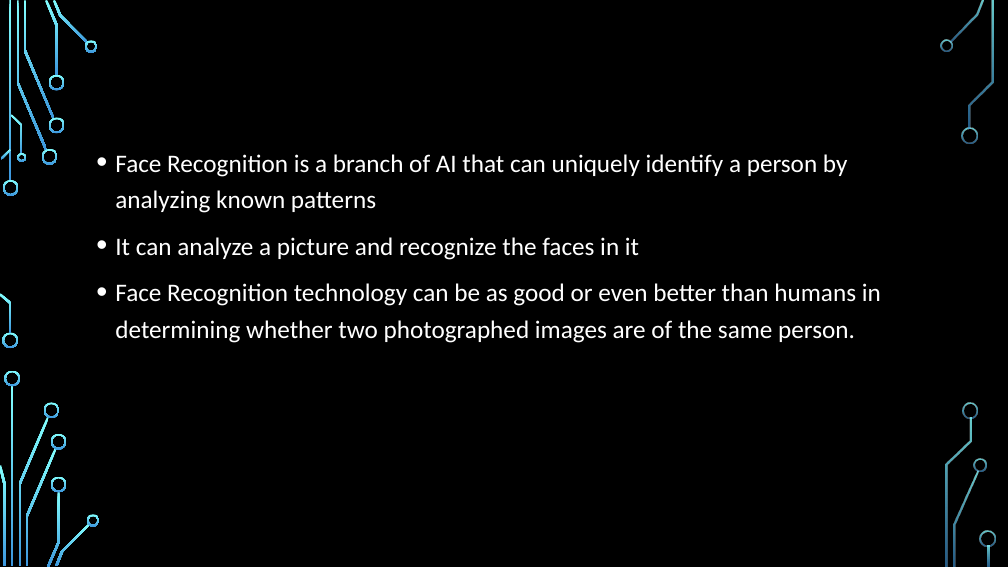
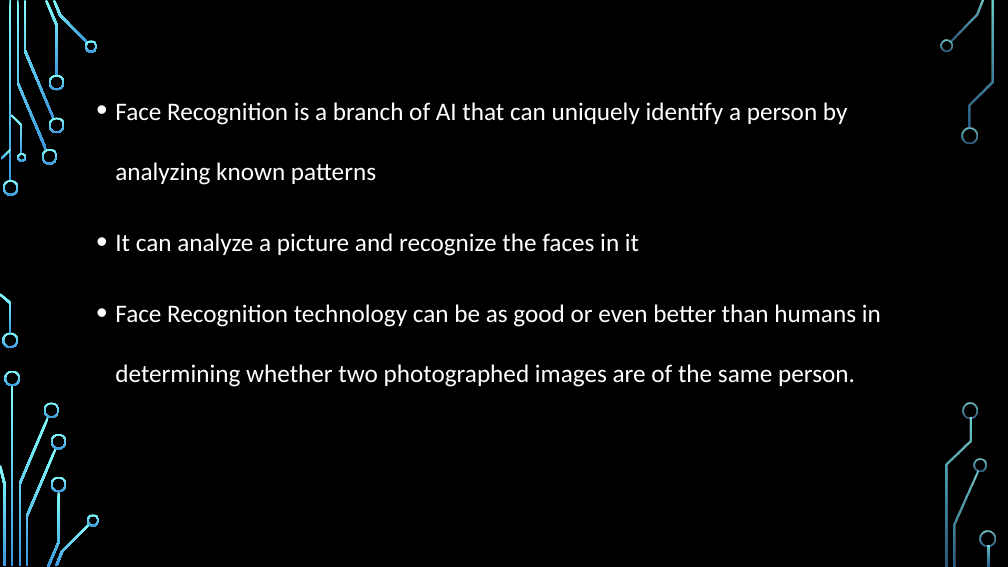
Before and after one commit to Rohit20Raj/Attendance-Project, a slide deck: slide 4 of Attendance using Facial Recognition.pptx (slide 3 before the commit). Drawn at 1008x567 pixels with LibreOffice and Linux fonts; fonts in the diff are those of the drawing; background and template pictures are left out. Boxes give left, top, right and bottom in pixels: in the first picture for what was removed or moved away, otherwise in the second. Text is boxed around its words. In the diff, an @@ line names an element or a change of style, - is before the commit and + after.

```diff
--- a/Attendance using Facial Recognition.pptx
+++ b/Attendance using Facial Recognition.pptx
@@ text "Face Recognition is a branch ...": place and size @@
-text "Face Recognition is a branch ..." at (115, 154, 881, 343)
+text "Face Recognition is a branch ..." at (115, 102, 881, 387)
@@ text "Face Recognition is a branch ..." at (115, 102, 881, 387): line spacing 1.2 to 2 @@
```
Also in this commit, not shown: 2 other slides changed, 3 slides added, 1 slide removed.
